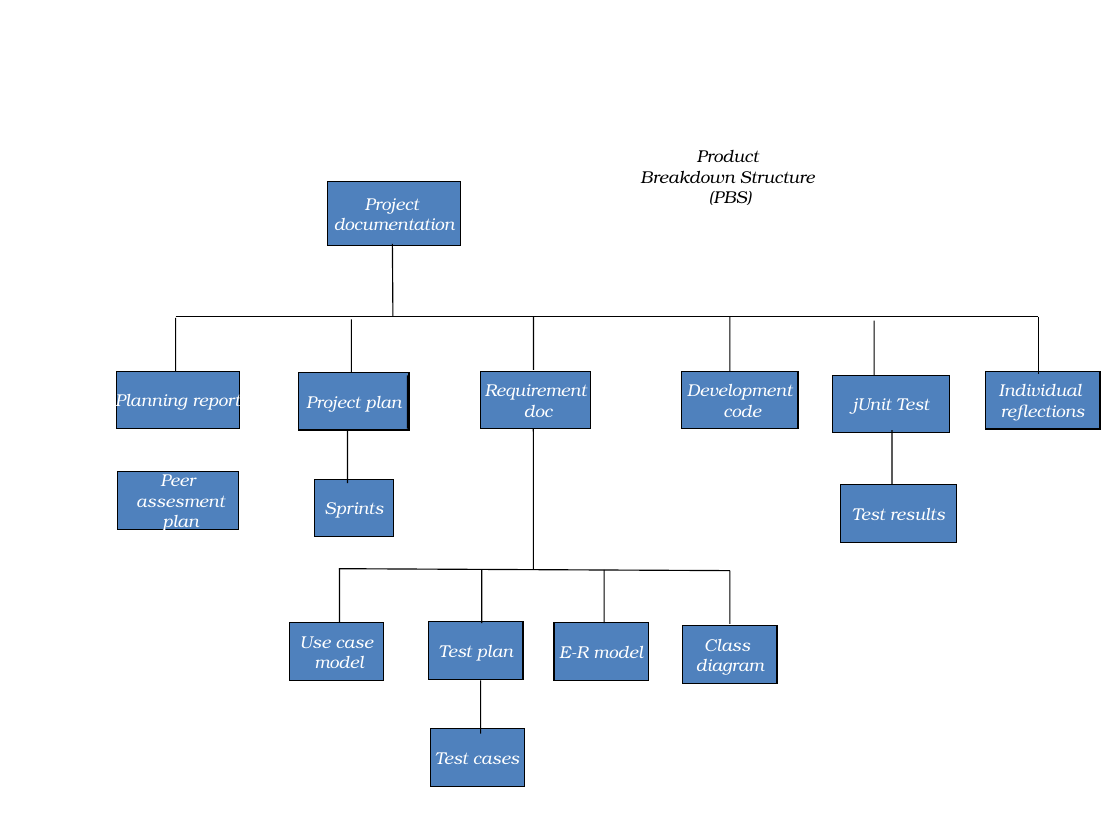
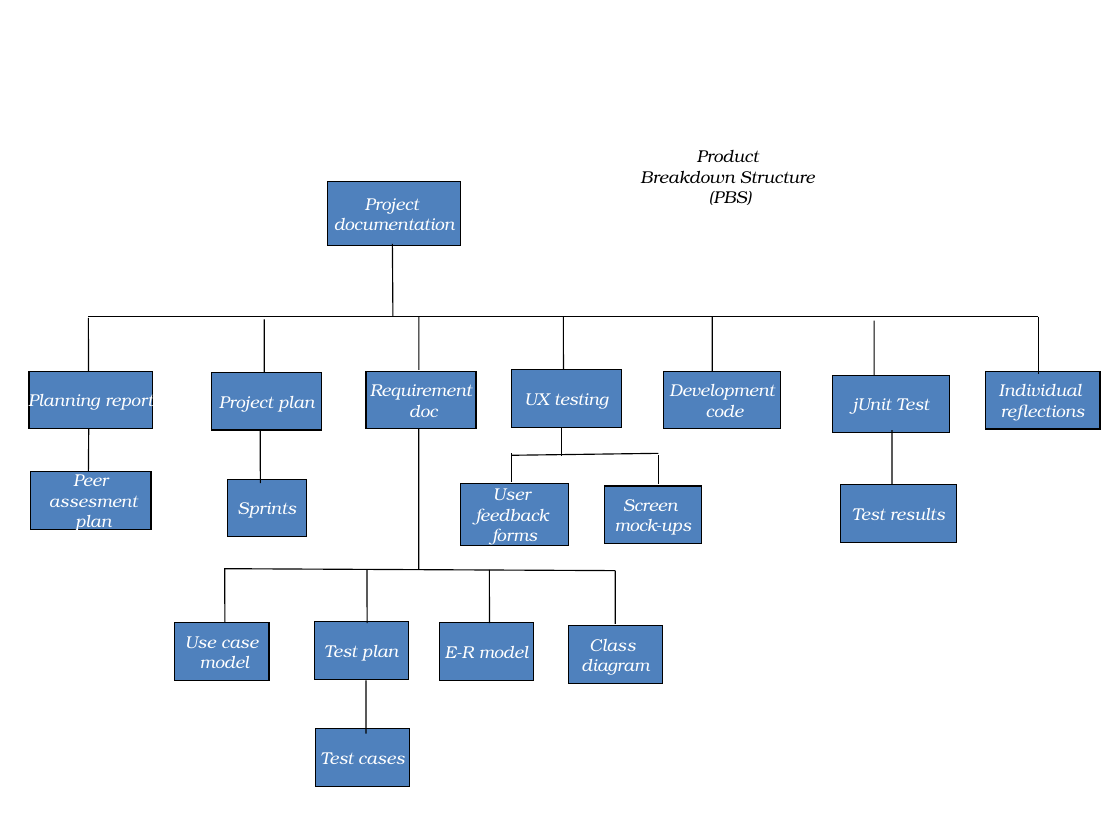
Before and after one commit to Evulbuddha/ASE-Assignment, a slide deck: slide 1 of UML Documentation/PBS.pptx. Drawn at 1120x840 pixels with LibreOffice and Linux fonts; fonts in the diff are those of the drawing. Boxes give left, top, right and bottom in pixels: in the first picture for what was removed or moved away, otherwise in the second. Text is boxed around its words. In the diff, an @@ line names an element or a change of style, - is before the commit and + after.

```diff
--- a/UML Documentation/PBS.pptx
+++ b/UML Documentation/PBS.pptx
@@ line moved from (176, 317) - (1038, 317) to (88, 317) - (1038, 317) @@
@@ 2 rectangles, 2 lines: place and size @@
-2 rectangles, 2 lines at [118, 318, 393, 536]
+2 rectangles, 2 lines at [30, 318, 306, 536]
@@ line moved from (408, 375) - (408, 429) to (563, 317) - (563, 370) @@
@@ line moved from (730, 317) - (730, 371) to (712, 317) - (712, 371) @@
@@ rectangle added at [512, 370, 622, 427], fill #4F81BD, outline #000000 0.75 pt, 11 pt, text #FFFFFF, italic @@
+UX testing
@@ rectangle "Development": place and size @@
-rectangle "Development" at [681, 371, 797, 428]
+rectangle "Development" at [664, 371, 781, 428]
@@ line added from (88, 429) to (88, 472), #000000 0.75 pt @@
@@ 2 rectangles, 1 line: place and size @@
-2 rectangles, 1 line at [116, 371, 409, 483]
+2 rectangles, 1 line at [29, 371, 321, 483]
@@ line added from (562, 428) to (562, 456), #000000 0.75 pt @@
@@ line added from (512, 455) to (659, 454), #000000 0.75 pt @@
@@ line added from (512, 454) to (512, 482), #000000 0.75 pt @@
@@ line added from (659, 455) to (659, 484), #000000 0.75 pt @@
@@ rectangle added at [460, 483, 568, 544], fill #4F81BD, outline #000000 0.75 pt, 11 pt, text #FFFFFF, italic @@
+User
+feedback
+forms
@@ rectangle added at [604, 486, 701, 543], fill #4F81BD, outline #000000 0.75 pt, 11 pt, text #FFFFFF, italic @@
+Screen
+mock-ups
@@ 8 lines, 6 rectangles: place and size @@
-8 lines, 6 rectangles at [289, 317, 777, 786]
+8 lines, 6 rectangles at [175, 317, 662, 786]
```
Also in this commit, not shown: 2 other files.
